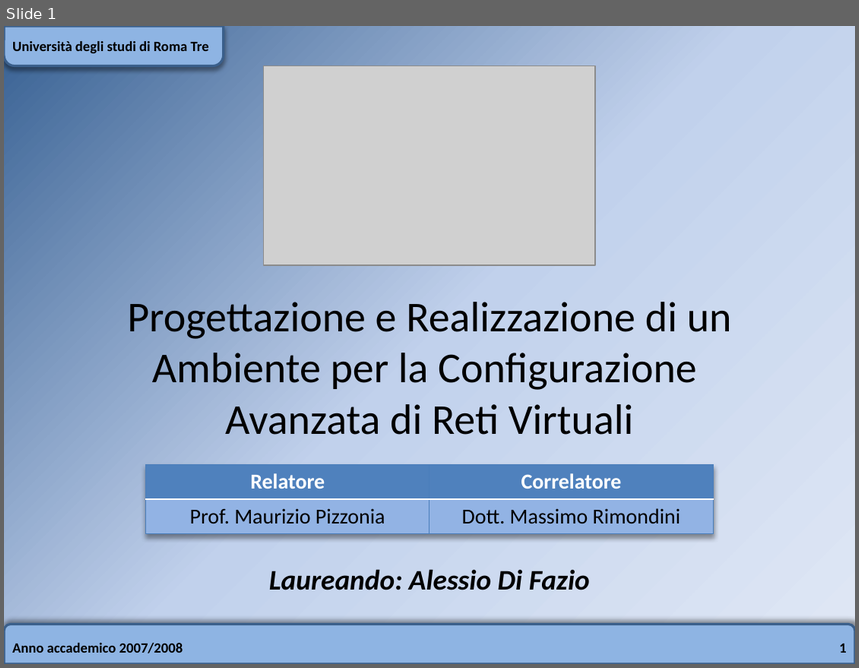
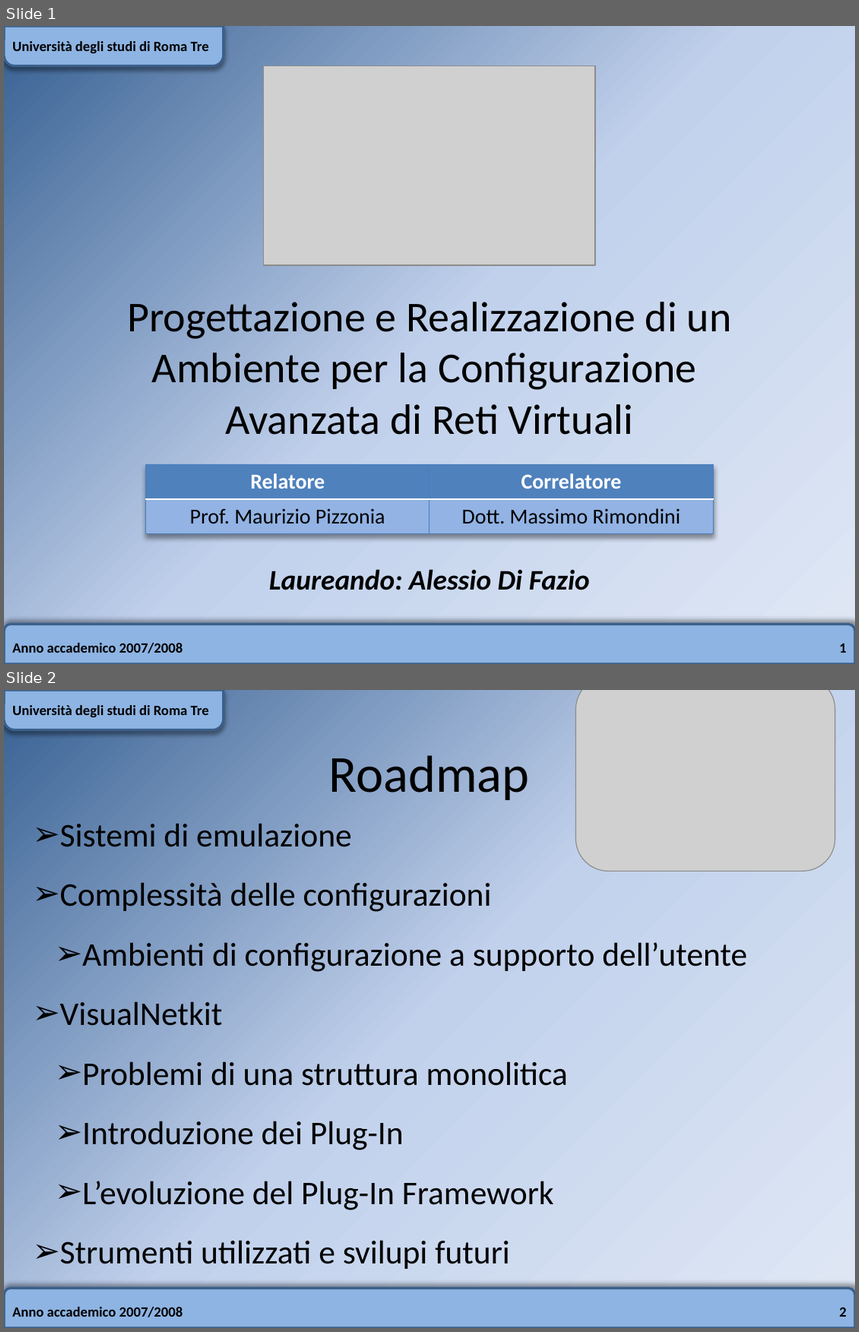
Before and after one commit to slux83/visual-netkit, a slide deck: thesis_adf/presentazione_tesi/presentazione.pptx. Shown one above the other, each under a label of ours: slide 1 before the commit, slides 1 and 2 after it. The pictures are 859x668 and 859x1332 pixels, drawn with LibreOffice and Linux fonts; fonts in the diff are those of the drawing; grey boxes stand for pictures. Boxes give left, top, right and bottom in pixels: in the first picture for what was removed or moved away, otherwise in the second. Text is boxed around its words. In the diff, an @@ line names an element or a change of style, - is before the commit and + after.

```diff
--- a/thesis_adf/presentazione_tesi/presentazione.pptx
+++ b/thesis_adf/presentazione_tesi/presentazione.pptx
@@ slide 2 added at [4,690,855,1328], background gradient #376092 to #C2D1ED to #E1E8F5; not listed: 2 template elements that a slide beside it also shows @@
@@ text added at [12,705,209,717], 12 pt, text #000000, bold @@
+Università degli studi di Roma Tre
@@ picture added at [576,690,835,872] @@
@@ title added at [329,755,530,800], 44 pt, text #000000 @@
+Roadmap
@@ text added at [60,823,747,1269], 28 pt, text #000000 @@
+➢ Sistemi di emulazione
+  ➢ Complessità delle configurazioni
+  ➢ Ambienti di configurazione a supporto dell’utente
+➢ VisualNetkit
+  ➢ Problemi di una struttura monolitica
+  ➢ Introduzione dei Plug-In
+  ➢ L’evoluzione del Plug-In Framework
+➢ Strumenti utilizzati e svilupi futuri
@@ text added at [12,1307,183,1318], 12 pt, text #000000, bold @@
+Anno accademico 2007/2008
@@ page number added at [839,1308,846,1317], 12 pt, text #000000, bold @@
+2
```
Also in this commit, not shown: 1 slide changed, 1 other slide added.
